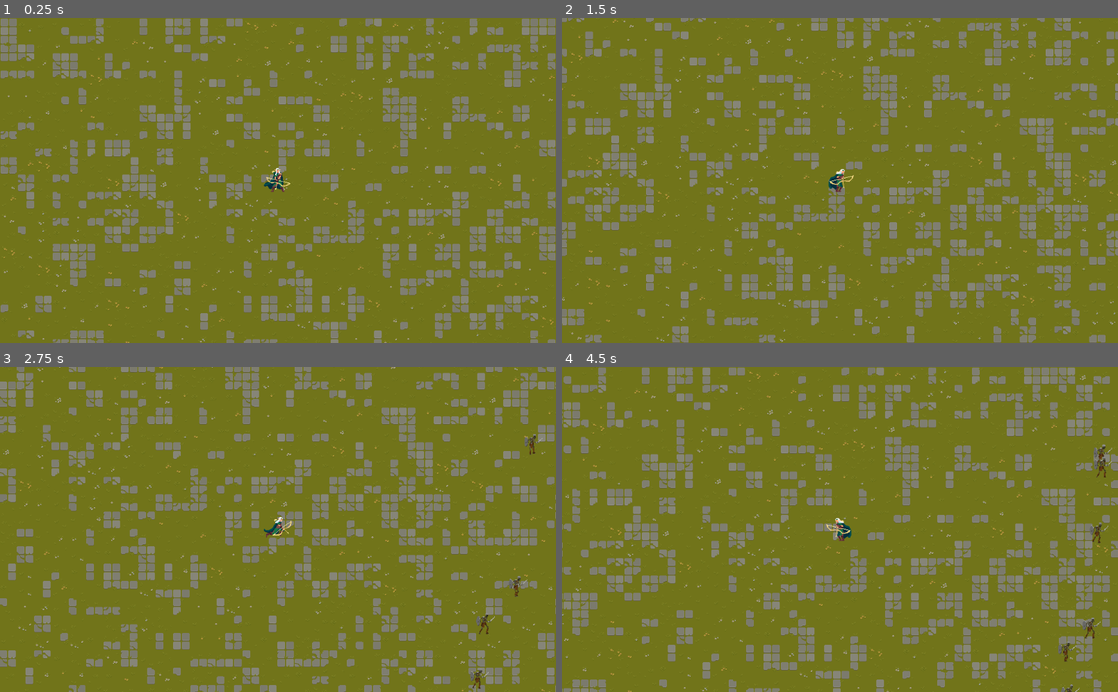
Above: before the commit, frames 1-4 (two rows, left to right).
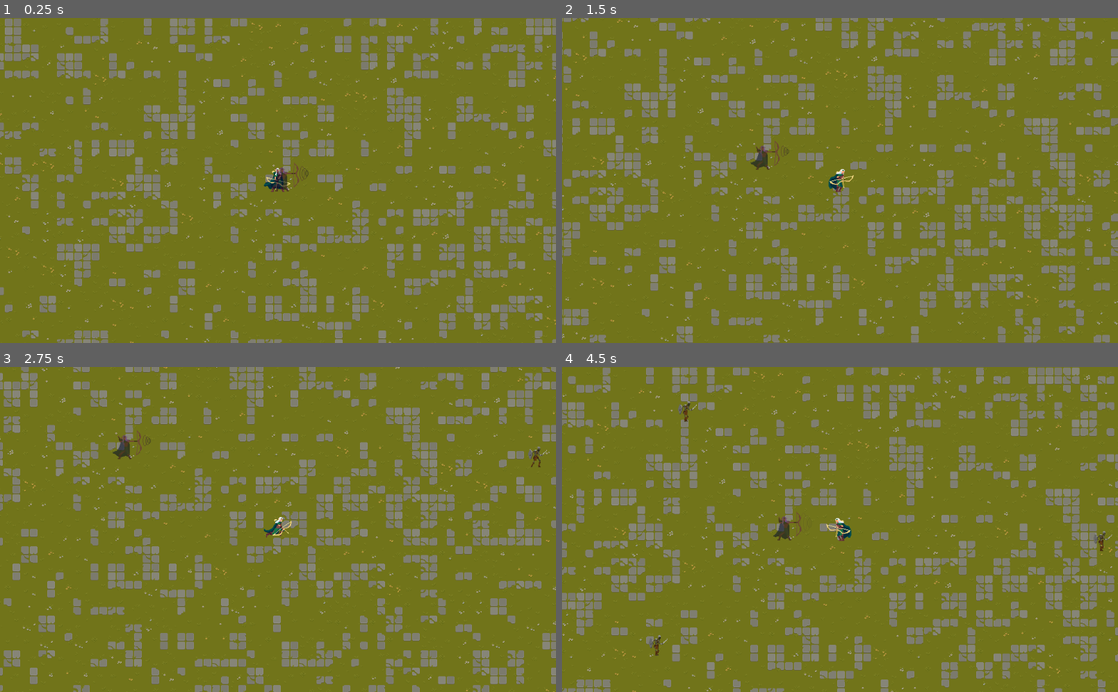
Above: after the commit, the same moments.

Repository: Timofey-Chenski/Project_Exarch
Game: Godot game, scene res://Main.tscn
The game is run twice, just before and just after one commit, with the same random seed, the same clock (stepped at 60 frames per second) and the same inputs.
Inputs:
- Up to frame 1 (0.25 s): no input
- Up to frame 2 (1.5 s): tap Enter at 0.5 s; hold D (right) 0.53-1.28 s; hold S (down) from 1.28 s (still down)
- Up to frame 3 (2.75 s): release S (down) at 2.03 s; hold D (right) from 2.03 s (still down)
- Up to frame 4 (4.5 s): release D (right) at 2.78 s; hold W (up) 2.78-3.53 s; hold A (left) from 3.53 s (still down)

The runs differ from the first frame. In frame 1, 18% of the frame differs, in the area x 0-100%, y 0-100%; in frame 2, 19%; in frame 3, 20%; in frame 4, 20%.

Commit message:
Second version
Прототипы снарядов
Улучшенный спавн врагов

Diff:
--- /dev/null
+++ b/Area2D.gd
@@ -0,0 +1,32 @@
+extends Area2D
+
+export var maxRange = 1200.0
+export var speed = 120.0
+onready var animator = $BulletAnimation
+
+var _travelled_distance = 0
+
+func _physics_process(delta: float) -> void:
+	animator.play("Projectile")
+	var distance = speed * delta
+	var motion = transform.x * speed * delta
+	position += motion
+
+	_travelled_distance += distance
+	if _travelled_distance >= maxRange: queue_free()
+
+#  Код из С# для нахождения близлишжашего врага, для примерта
+#		float distanceToClosestEnemy = Mathf.Infinity;
+#		Enemy closestEnemy = null;
+#		Enemy[] allEnemies = GameObject.FindObjectsOfType<Enemy>();
+#
+#		foreach (Enemy currentEnemy in allEnemies) {
+#			float distanceToEnemy = (currentEnemy.transform.position - this.transform.position).sqrMagnitude;
+#			if (distanceToEnemy < distanceToClosestEnemy) {
+#				distanceToClosestEnemy = distanceToEnemy;
+#				closestEnemy = currentEnemy;
+#			}
+#		}
+#		Debug.DrawLine (this.transform.position, closestEnemy.transform.position);
+#	}
+#}
--- /dev/null
+++ b/Bullet.tscn
@@ -0,0 +1,61 @@
+[gd_scene load_steps=34 format=2]
+
+[ext_resource path="res://Assets/Weapons/3/1_2.png" type="Texture" id=1]
+[ext_resource path="res://Assets/Weapons/3/1_9.png" type="Texture" id=2]
+[ext_resource path="res://Assets/Weapons/3/1_10.png" type="Texture" id=3]
+[ext_resource path="res://Assets/Weapons/3/1_11.png" type="Texture" id=4]
+[ext_resource path="res://Assets/Weapons/3/1_7.png" type="Texture" id=5]
+[ext_resource path="res://Assets/Weapons/3/1_12.png" type="Texture" id=6]
+[ext_resource path="res://Assets/Weapons/3/1_1.png" type="Texture" id=7]
+[ext_resource path="res://Assets/Weapons/3/1_13.png" type="Texture" id=8]
+[ext_resource path="res://Assets/Weapons/3/1_0.png" type="Texture" id=9]
+[ext_resource path="res://Assets/Weapons/3/1_5.png" type="Texture" id=10]
+[ext_resource path="res://Assets/Weapons/3/1_3.png" type="Texture" id=11]
+[ext_resource path="res://Assets/Weapons/3/1_4.png" type="Texture" id=12]
+[ext_resource path="res://Assets/Weapons/3/1_6.png" type="Texture" id=13]
+[ext_resource path="res://Assets/Weapons/3/1_8.png" type="Texture" id=14]
+[ext_resource path="res://Assets/Weapons/3/1_14.png" type="Texture" id=15]
+[ext_resource path="res://Assets/Weapons/3/1_17.png" type="Texture" id=16]
+[ext_resource path="res://Assets/Weapons/3/1_19.png" type="Texture" id=17]
+[ext_resource path="res://Assets/Weapons/3/1_20.png" type="Texture" id=18]
+[ext_resource path="res://Assets/Weapons/3/1_16.png" type="Texture" id=19]
+[ext_resource path="res://Assets/Weapons/3/1_15.png" type="Texture" id=20]
+[ext_resource path="res://Assets/Weapons/3/1_18.png" type="Texture" id=21]
+[ext_resource path="res://Assets/Weapons/3/1_22.png" type="Texture" id=22]
+[ext_resource path="res://Assets/Weapons/3/1_21.png" type="Texture" id=23]
+[ext_resource path="res://Assets/Weapons/3/1_25.png" type="Texture" id=24]
+[ext_resource path="res://Assets/Weapons/3/1_27.png" type="Texture" id=25]
+[ext_resource path="res://Assets/Weapons/3/1_24.png" type="Texture" id=26]
+[ext_resource path="res://Assets/Weapons/3/1_26.png" type="Texture" id=27]
+[ext_resource path="res://Assets/Weapons/3/1_29.png" type="Texture" id=28]
+[ext_resource path="res://Assets/Weapons/3/1_23.png" type="Texture" id=29]
+[ext_resource path="res://Assets/Weapons/3/1_28.png" type="Texture" id=30]
+[ext_resource path="res://Area2D.gd" type="Script" id=31]
+
+[sub_resource type="CircleShape2D" id=3]
+radius = 5.09902
+
+[sub_resource type="SpriteFrames" id=2]
+animations = [ {
+"frames": [ ExtResource( 9 ), ExtResource( 7 ), ExtResource( 1 ), ExtResource( 11 ), ExtResource( 12 ), ExtResource( 10 ), ExtResource( 13 ), ExtResource( 5 ), ExtResource( 14 ), ExtResource( 2 ), ExtResource( 3 ), ExtResource( 4 ), ExtResource( 6 ), ExtResource( 8 ), ExtResource( 15 ), ExtResource( 20 ), ExtResource( 19 ), ExtResource( 16 ), ExtResource( 21 ), ExtResource( 17 ), ExtResource( 18 ), ExtResource( 23 ), ExtResource( 22 ), ExtResource( 29 ), ExtResource( 26 ), ExtResource( 24 ), ExtResource( 27 ), ExtResource( 25 ), ExtResource( 30 ), ExtResource( 28 ) ],
+"loop": true,
+"name": "Projectile",
+"speed": 30.0
+} ]
+
+[node name="Bullet" type="Node2D"]
+
+[node name="Area2D" type="Area2D" parent="."]
+input_pickable = false
+monitorable = false
+script = ExtResource( 31 )
+
+[node name="CollisionShape2D" type="CollisionShape2D" parent="Area2D"]
+shape = SubResource( 3 )
+
+[node name="BulletAnimation" type="AnimatedSprite" parent="Area2D"]
+position = Vector2( -18, -2 )
+scale = Vector2( 0.999757, 1 )
+frames = SubResource( 2 )
+animation = "Projectile"
+frame = 26
--- a/Main.tscn
+++ b/Main.tscn
@@ -1,8 +1,10 @@
-[gd_scene load_steps=5 format=2]
+[gd_scene load_steps=7 format=2]
 
 [ext_resource path="res://Assets/Tilesets/TX Tileset Grass.png" type="Texture" id=1]
 [ext_resource path="res://Skeleton.tscn" type="PackedScene" id=2]
 [ext_resource path="res://Player.tscn" type="PackedScene" id=3]
+[ext_resource path="res://Bullet.tscn" type="PackedScene" id=4]
+[ext_resource path="res://Shooter.tscn" type="PackedScene" id=5]
 
 [sub_resource type="TileSet" id=1]
 0/name = "TX Tileset Grass.png 0"
@@ -40,4 +42,10 @@
 [node name="Player" parent="YSort" instance=ExtResource( 3 )]
 
 [node name="Enemy" parent="YSort" instance=ExtResource( 2 )]
-position = Vector2( -35, -90 )
+visible = false
+position = Vector2( 2, -2 )
+
+[node name="Bullet" parent="YSort" instance=ExtResource( 4 )]
+visible = false
+
+[node name="Shooter" parent="YSort" instance=ExtResource( 5 )]
--- /dev/null
+++ b/Player.gd
@@ -0,0 +1,51 @@
+extends KinematicBody2D
+
+export (int) var speed = 200
+export (int) var squadSize = 5
+export var velocity = Vector2()
+onready var animation = $RangerAnimation
+var traveledDistance = 0
+
+func get_input():
+	velocity = Vector2()
+	if Input.is_action_pressed("right"):
+		velocity.x += 1
+		animation.flip_h = false
+		animation.play("run")
+	if Input.is_action_pressed("left"):
+		velocity.x -= 1
+		animation.flip_h = true
+		animation.play("run")
+	if Input.is_action_pressed("down"):
+		velocity.y += 1
+		animation.play("run")
+	if Input.is_action_pressed("up"):
+		velocity.y -= 1
+		animation.play("run")
+	velocity = velocity.normalized() * speed
+
+
+
+func _physics_process(delta):
+	get_input()
+	velocity = move_and_slide(velocity)
+	if velocity.x == 0 and velocity.y == 0:
+		animation.play("idle")
+
+#	if traveledDistance >=50:
+#		shoot()
+#		traveledDistance = 0
+
+
+func spawn():
+	var enemy = load("res://Skeleton.tscn").instance()
+	get_parent().add_child(enemy)
+
+func _on_Timer_timeout():
+	for i in range(squadSize+1):
+		spawn()
+
+func shoot():
+	var bullet = load("res://Bullet.tscn").instance()
+	bullet.position  = position + Vector2(0, 0).rotated(rand_range(0, 2*PI))
+	get_parent().add_child(bullet)
--- a/Player.tscn
+++ b/Player.tscn
@@ -1,6 +1,6 @@
 [gd_scene load_steps=26 format=2]
 
-[ext_resource path="res://KinematicBody2D.gd" type="Script" id=1]
+[ext_resource path="res://Player.gd" type="Script" id=1]
 [ext_resource path="res://Assets/PlayerBow/idle/idle_2.png" type="Texture" id=2]
 [ext_resource path="res://Assets/PlayerBow/run/run_1.png" type="Texture" id=3]
 [ext_resource path="res://Assets/PlayerBow/idle/idle_1.png" type="Texture" id=4]
@@ -57,3 +57,9 @@
 [node name="Camera2D" type="Camera2D" parent="."]
 position = Vector2( 0, -21 )
 current = true
+
+[node name="spawnTimer" type="Timer" parent="."]
+wait_time = 1.5
+autostart = true
+
+[connection signal="timeout" from="spawnTimer" to="." method="_on_Timer_timeout"]
--- /dev/null
+++ b/Shooter.tscn
@@ -0,0 +1,24 @@
+[gd_scene load_steps=6 format=2]
+
+[ext_resource path="res://Assets/PlayerBow/2_atk/2_atk_8.png" type="Texture" id=1]
+[ext_resource path="res://Assets/PlayerBow/2_atk/2_atk_9.png" type="Texture" id=2]
+[ext_resource path="res://Assets/PlayerBow/2_atk/2_atk_10.png" type="Texture" id=3]
+[ext_resource path="res://Assets/PlayerBow/2_atk/2_atk_11.png" type="Texture" id=4]
+
+[sub_resource type="SpriteFrames" id=1]
+animations = [ {
+"frames": [ ExtResource( 1 ), ExtResource( 2 ), ExtResource( 3 ), ExtResource( 4 ) ],
+"loop": true,
+"name": "shoot",
+"speed": 6.0
+} ]
+
+[node name="Shooter" type="Node2D"]
+
+[node name="AnimatedSprite" type="AnimatedSprite" parent="."]
+modulate = Color( 0.443137, 0.176471, 0.576471, 0.54902 )
+position = Vector2( 0, -64 )
+frames = SubResource( 1 )
+animation = "shoot"
+frame = 1
+playing = true
--- a/Skeleton.gd
+++ b/Skeleton.gd
@@ -2,9 +2,9 @@
 
 onready var Player = get_parent().get_node("Player")
 
-func _ready():
+func _ready(): #initiates at enemy spawn
 	if is_instance_valid(Player):
-		position  = Player.position + Vector2(1000, 0).rotated(rand_range(0, 2*PI))
+		position  = Player.position + Vector2(rand_range(600,900), 0).rotated(rand_range(0, 2*PI))
 
 func _physics_process(delta):
 	if is_instance_valid(Player):
--- a/Skeleton.tscn
+++ b/Skeleton.tscn
@@ -38,6 +38,7 @@
 position = Vector2( 0, -20 )
 scale = Vector2( 0.75, 0.75 )
 frames = SubResource( 8 )
+frame = 3
 playing = true
 
 [node name="CollisionShape2D" type="CollisionShape2D" parent="."]
--- a/project.godot
+++ b/project.godot
@@ -13,6 +13,10 @@
 config/name="Project Exarch"
 run/main_scene="res://Main.tscn"
 config/icon="res://icon.png"
+
+[audio]
+
+default_bus_layout=""
 
 [gui]
 
Binary file added: Assets/Weapons/3/1_0.png
Not shown, added: Assets/Weapons/3/1_0.png.import
Binary file added: Assets/Weapons/3/1_1.png
Not shown, added: Assets/Weapons/3/1_1.png.import
Binary file added: Assets/Weapons/3/1_10.png
Not shown, added: Assets/Weapons/3/1_10.png.import
Binary file added: Assets/Weapons/3/1_11.png
Not shown, added: Assets/Weapons/3/1_11.png.import
Binary file added: Assets/Weapons/3/1_12.png
Not shown, added: Assets/Weapons/3/1_12.png.import
Binary file added: Assets/Weapons/3/1_13.png
Not shown, added: Assets/Weapons/3/1_13.png.import
(and 48 more such lines)
